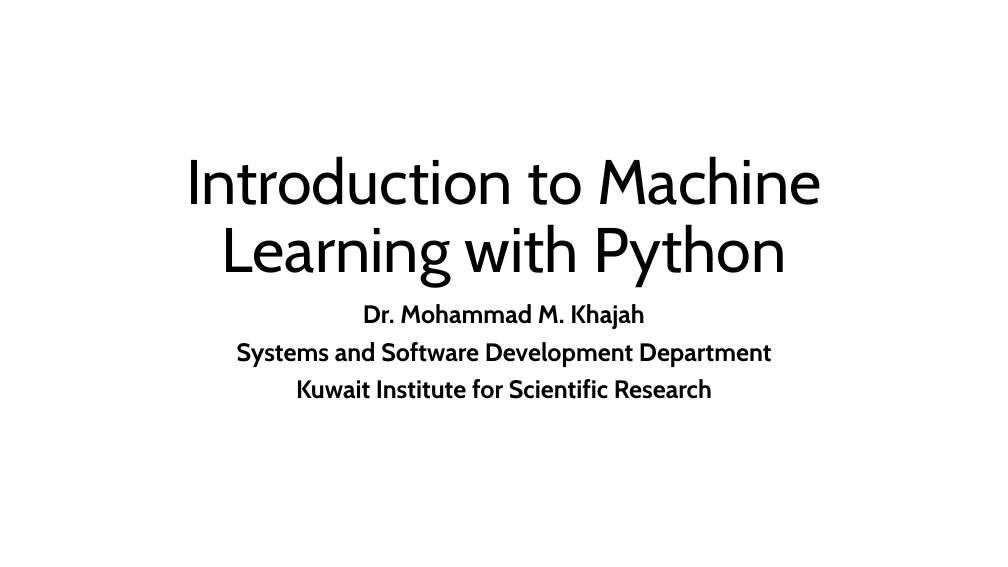
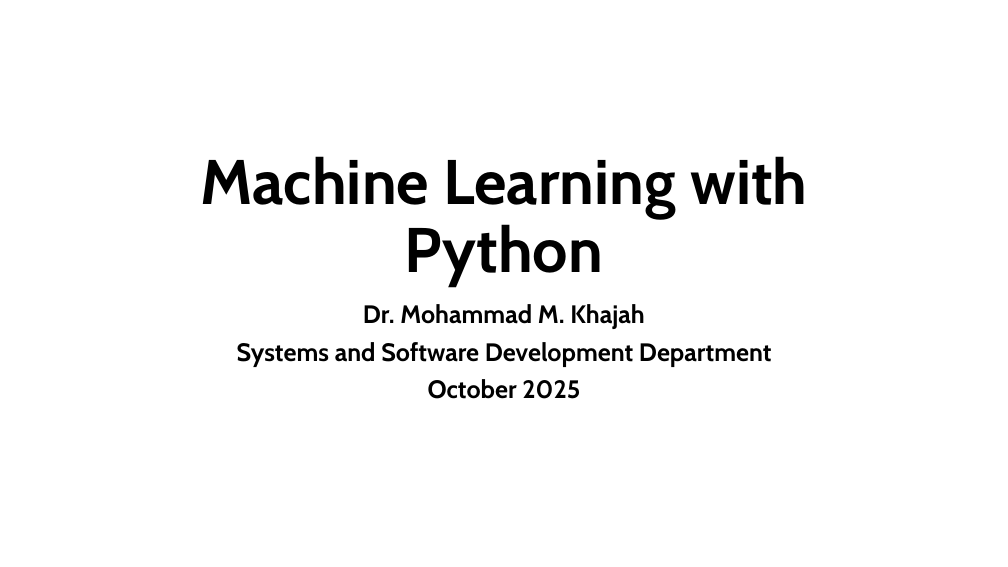
Before and after one commit to KISRDevelopment/python-ml-2025, a slide deck: slide 1 of slides/org.pptx. Drawn at 1008x567 pixels with LibreOffice and Linux fonts; fonts in the diff are those of the drawing. Boxes give left, top, right and bottom in pixels: in the first picture for what was removed or moved away, otherwise in the second. Text is boxed around its words. In the diff, an @@ line names an element or a change of style, - is before the commit and + after.

```diff
--- a/slides/org.pptx
+++ b/slides/org.pptx
@@ title at box(200, 156, 807, 287): text changed; bold on @@
-Introduction to Machine Learning with Python
+Machine Learning with Python
@@ subtitle at box(428, 379, 580, 399): text changed @@
-Kuwait Institute for Scientific Research
+October 2025
```
Also in this commit, not shown: 1 other slide changed, 2 slides added, 1 other file.
